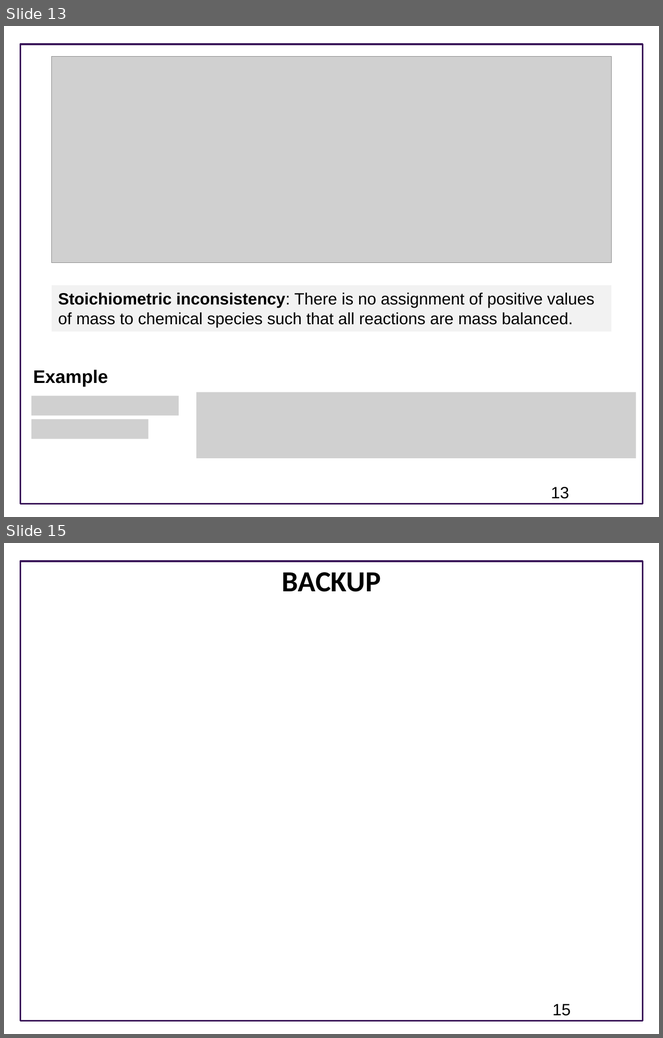
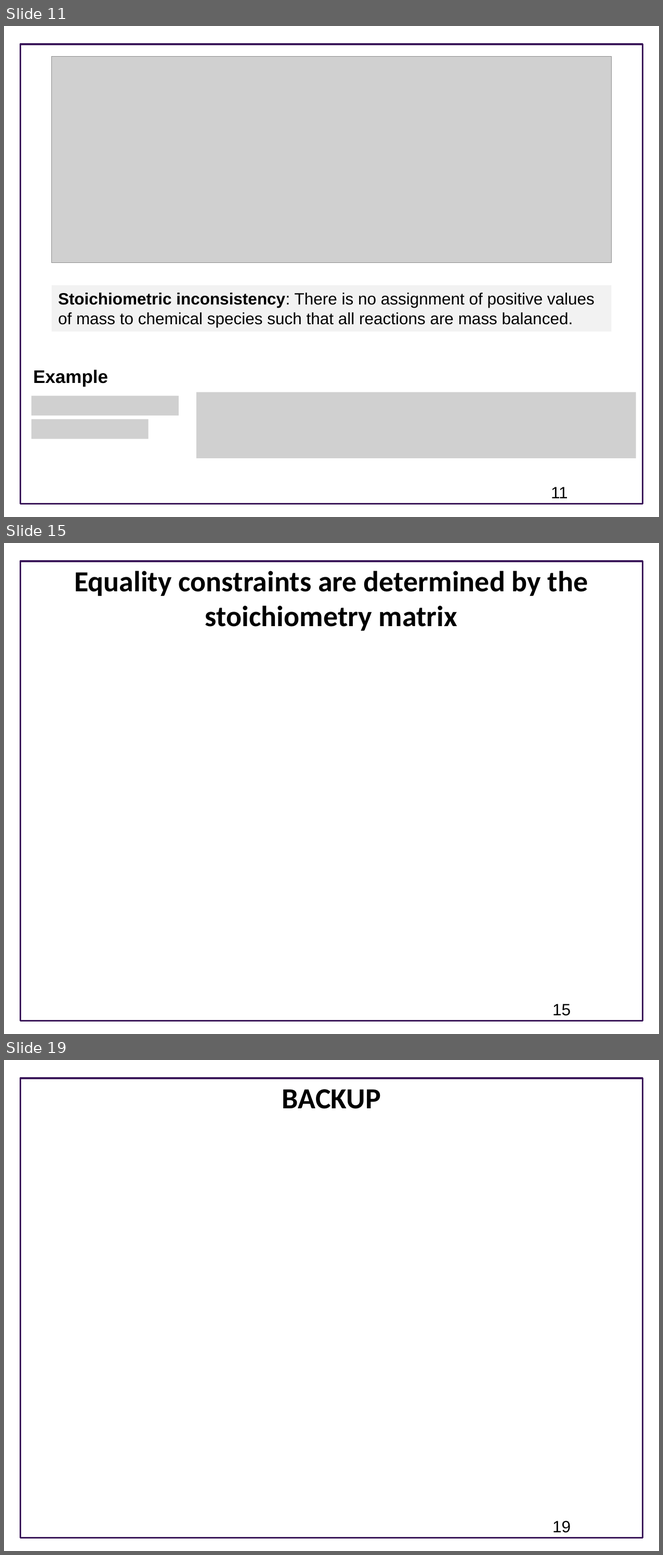
Before and after one commit to ModelEngineering/advancing-biomedical-models, a slide deck: lecture_15/15_static_testing.pptx. Shown one above the other, each under a label of ours: slides 13 and 15 before the commit, slides 11, 15 and 19 after it; the slides between them are not shown. The pictures are 663x1038 and 663x1555 pixels, drawn with LibreOffice and Linux fonts; fonts in the diff are those of the drawing; grey boxes stand for pictures; background and template pictures are left out. Boxes give left, top, right and bottom in pixels: in the first picture for what was removed or moved away, otherwise in the second. Text is boxed around its words. In the diff, an @@ line names an element or a change of style, - is before the commit and + after.

```diff
--- a/lecture_15/15_static_testing.pptx
+++ b/lecture_15/15_static_testing.pptx
@@ slide 15 added at <box>4,543,659,1034</box>, background #FFFFFF; not listed: 1 template element that a slide beside it also shows @@
@@ title added at <box>74,571,588,631</box>, 32 pt, text #000000, bold @@
+Equality constraints are determined by the stoichiometry matrix
@@ page number added at <box>553,1004,571,1016</box>, 18 pt, text #000000 @@
+15
@@ what was slide 13 is now slide 11 @@
@@ page number at <box>551,487,568,499</box>: text changed @@
-13
+11
@@ what was slide 15 is now slide 19 @@
@@ page number at <box>553,1521,571,1533</box>: text changed @@
-15
+19
```
Also in this commit, not shown: 2 slides changed, 6 other slides added, 1 slide removed.
